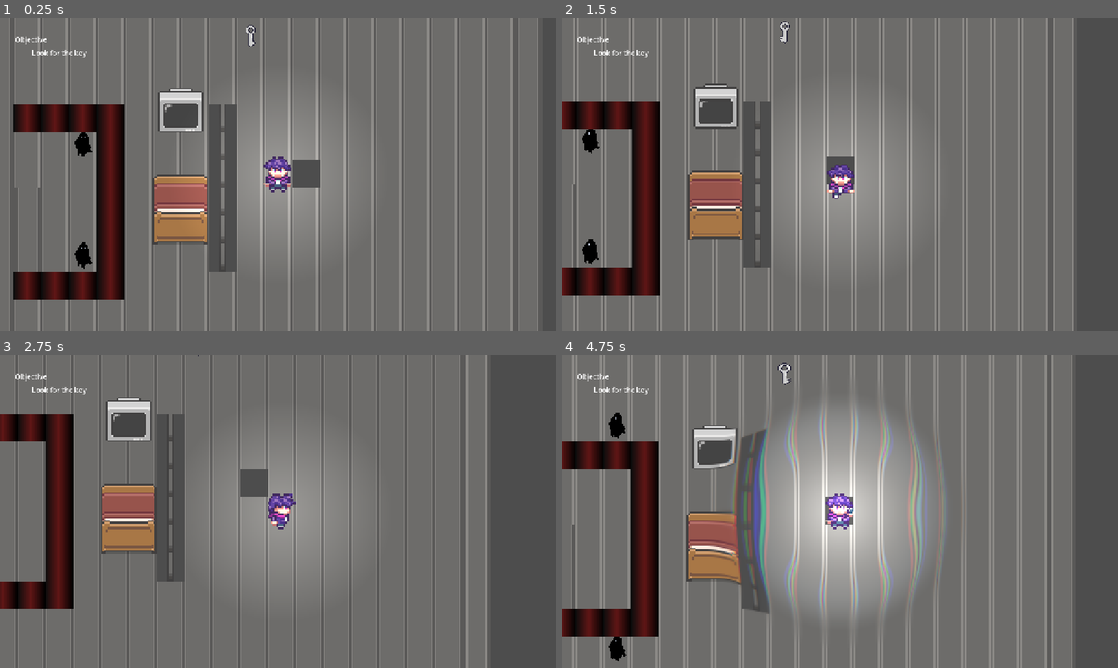
Above: before the commit, frames 1-4 (two rows, left to right).
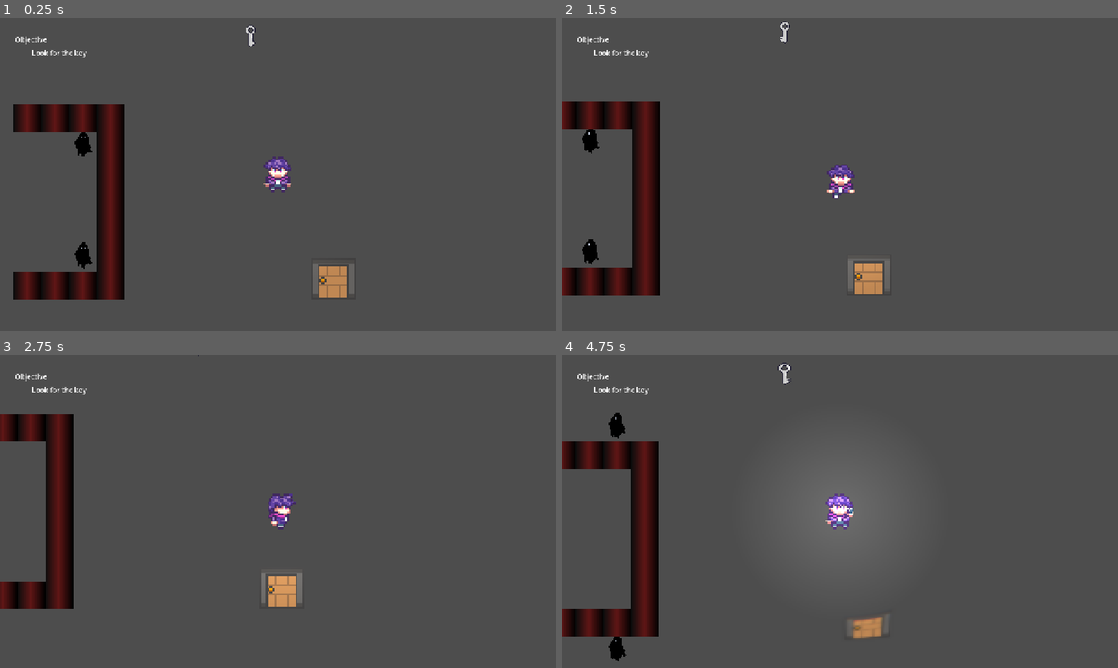
Above: after the commit, the same moments.

Repository: rstricke/Whistlefreeze52
Game: Godot game, scene res://scenes/main.tscn
Same seed, same stepped clock (60 frames per second), same inputs: the game is played once before the commit and once after it.
Inputs:
- Up to frame 1 (0.25 s): no input
- Up to frame 2 (1.5 s): tap Enter at 0.5 s; hold D (move_right) 0.53-1.28 s; tap F (whistle) at 0.6, 1.35 s; hold S (move_down) from 1.28 s (still down)
- Up to frame 3 (2.75 s): release S (move_down) at 2.03 s; hold D (move_right) from 2.03 s (still down); tap F (whistle) at 2.1 s
- Up to frame 4 (4.75 s): release D (move_right) at 2.78 s; hold W (move_up) 2.78-3.53 s; tap F (whistle) at 2.85, 3.6, 4.35 s; hold A (move_left) from 3.53 s (still down)

The runs differ from the first frame. In frame 1, 79% of the frame differs, in the area x 0-97%, y 0-100%; in frame 2, 78%; in frame 3, 72%; in frame 4, 81%, in the area x 0-92%, y 0-100%.

Commit message:
Add basic door

Diff:
--- a/game/scenes/main.tscn
+++ b/game/scenes/main.tscn
@@ -11131,12 +11131,14 @@
 sources/5 = SubResource("TileSetAtlasSource_a8y0u")
 sources/6 = SubResource("TileSetAtlasSource_ya4ey")
 
-[node name="Main" type="Node2D" unique_id=1439830060 node_paths=PackedStringArray("player", "obstacleTileMap")]
+[node name="Main" type="Node2D" unique_id=1439830060 node_paths=PackedStringArray("player", "obstacleTileMap", "lockedDoor", "unlockedDoor")]
 script = ExtResource("1_0wfyh")
 CELL_SIZE = 64
 GRID_SIZE = 20
 player = NodePath("Player")
 obstacleTileMap = NodePath("ObstacleTileMapLayer")
+lockedDoor = NodePath("DoorContainer/Locked")
+unlockedDoor = NodePath("DoorContainer/Unlocked")
 
 [node name="CanvasGroup" type="CanvasGroup" parent="." unique_id=1633049487]
 visible = false
@@ -11222,6 +11224,7 @@
 position = Vector2(-512, 256)
 
 [node name="TileMapLayer" type="TileMapLayer" parent="." unique_id=1355179030]
+visible = false
 z_index = -1
 position = Vector2(32.22, 31.56)
 scale = Vector2(4, 4)
@@ -11229,6 +11232,7 @@
 tile_set = SubResource("TileSet_tefeu")
 
 [node name="ObstacleTileMapLayer" type="TileMapLayer" parent="." unique_id=301392592]
+visible = false
 z_index = -1
 position = Vector2(-32, -32)
 scale = Vector2(4, 4)
@@ -11238,4 +11242,21 @@
 [node name="AudioStreamPlayer2D" type="AudioStreamPlayer2D" parent="." unique_id=1947548543]
 stream = ExtResource("11_ya4ey")
 
+[node name="DoorContainer" type="Node2D" parent="." unique_id=242740623]
+
+[node name="Unlocked" type="TileMapLayer" parent="DoorContainer" unique_id=769248801]
+z_index = -1
+position = Vector2(-32, -32)
+scale = Vector2(4, 4)
+tile_map_data = PackedByteArray("AAACAAMAAAAoADsAAAACAAQAAAAoADwAAAADAAMAAAApADsAAAADAAQAAAApADwAAAAEAAMAAAAqADsAAAAEAAQAAAAqADwAAAA=")
+tile_set = SubResource("TileSet_tefeu")
+
+[node name="Locked" type="TileMapLayer" parent="DoorContainer" unique_id=932177611]
+z_index = -1
+position = Vector2(-32, -32)
+scale = Vector2(4, 4)
+tile_map_data = PackedByteArray("AAACAAMAAAAoADsAAAACAAQAAAAoADwAAAADAAMAAAArADsAAAADAAQAAAArADwAAAAEAAMAAAAqADsAAAAEAAQAAAAqADwAAAA=")
+tile_set = SubResource("TileSet_tefeu")
+
 [connection signal="TURN_END" from="Player" to="." method="_on_player_turn_end"]
+[connection signal="UNLOCK_DOOR" from="Player" to="." method="unlock_door"]
--- a/game/scripts/grid.gd
+++ b/game/scripts/grid.gd
@@ -8,6 +8,9 @@
 
 @export var player: Player
 @export var obstacleTileMap: TileMapLayer
+
+@export var lockedDoor: TileMapLayer
+@export var unlockedDoor: TileMapLayer
 
 var monsters: Array[Monster]
 var walls: Array[StaticBody2D]
@@ -51,6 +54,9 @@
 	# Let the player script know where the key is so it is able to acquire it
 	player.door_key = door_key
 
+	lock_door()
+
+
 # Called every frame. 'delta' is the elapsed time since the previous frame.
 func _process(_delta: float) -> void:
 	pass
@@ -91,6 +97,18 @@
 
 	queue_redraw()
 
+func lock_door():
+	lockedDoor.visible = true
+	unlockedDoor.visible = false
+	for tile in lockedDoor.get_used_cells():
+		astar_grid.set_point_solid(to_global(tile * CELL_SIZE) / CELL_SIZE)
+
+func unlock_door():
+	lockedDoor.visible = false
+	unlockedDoor.visible = true
+	for tile in lockedDoor.get_used_cells():
+		astar_grid.set_point_solid(to_global(tile * CELL_SIZE) / CELL_SIZE, false)
+
 func _spawn_key():
 	var new_key = preload("res://scenes/Key.tscn").instantiate()
 	new_key.global_position = get_random_walkable_point()
--- a/game/scripts/player.gd
+++ b/game/scripts/player.gd
@@ -10,6 +10,7 @@
 
 # Used to let the parent know that the player's turn has ended
 signal TURN_END
+signal UNLOCK_DOOR
 
 # Player script sets to false, parent sets back to true after monsters go
 var player_turn := true
@@ -53,6 +54,7 @@
 		if (!key_found):
 			if cell_has_key(target_pos):
 				key_found = true
+				UNLOCK_DOOR.emit()
 				%ObjectiveValueLabel.text = 'Look for the door to escape!'
 				print("Key Found")
 				door_key.queue_free()
